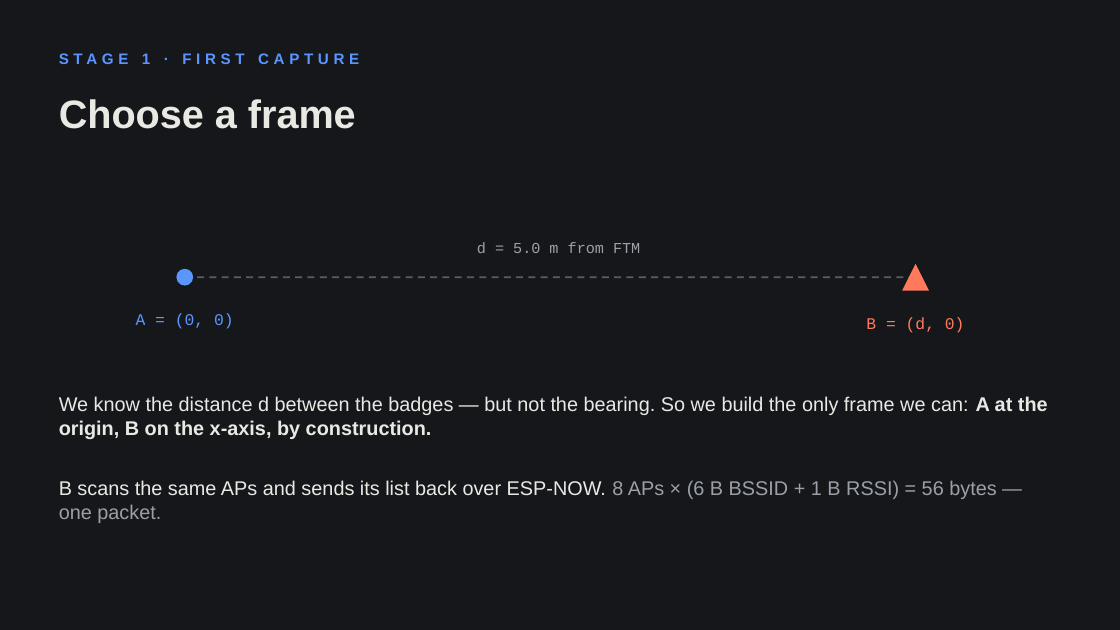
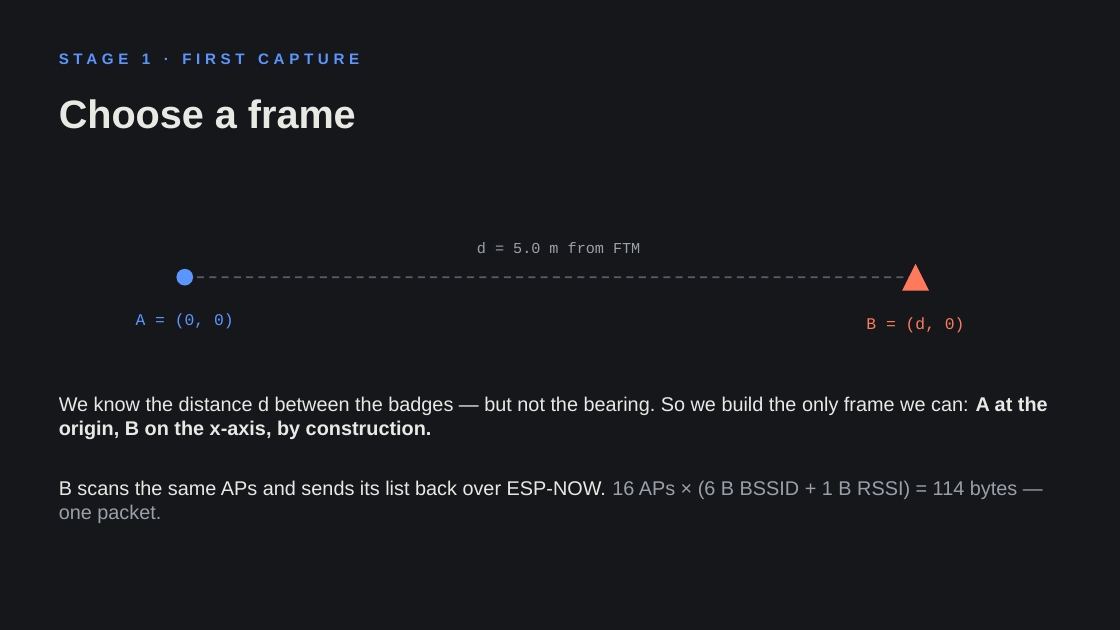
Before and after one commit to abigail-liang/hack-the-north-2026-badge, a slide deck: slide 7 of presentation/badge-finder-slides.pptx. Drawn at 1120x630 pixels with LibreOffice and Linux fonts; fonts in the diff are those of the drawing. Boxes give left, top, right and bottom in pixels: in the first picture for what was removed or moved away, otherwise in the second. Text is boxed around its words. In the diff, an @@ line names an element or a change of style, - is before the commit and + after.

```diff
--- a/presentation/badge-finder-slides.pptx
+++ b/presentation/badge-finder-slides.pptx
@@ text at <box>59,480,1017,523</box>: text changed @@
-B scans the same APs and sends its list back over ESP-NOW. 8 APs × (6 B BSSID + 1 B RSSI) = 56 bytes — one packet.
+B scans the same APs and sends its list back over ESP-NOW. 16 APs × (6 B BSSID + 1 B RSSI) = 114 bytes — one packet.
```
Also in this commit, not shown: 5 other slides changed, 2 other files.
